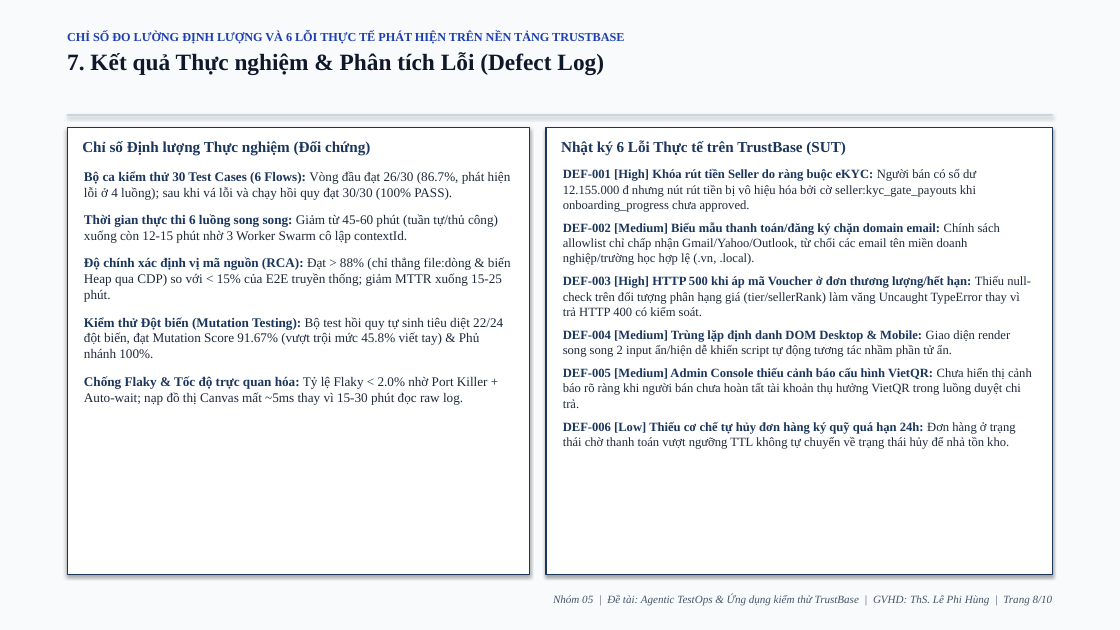
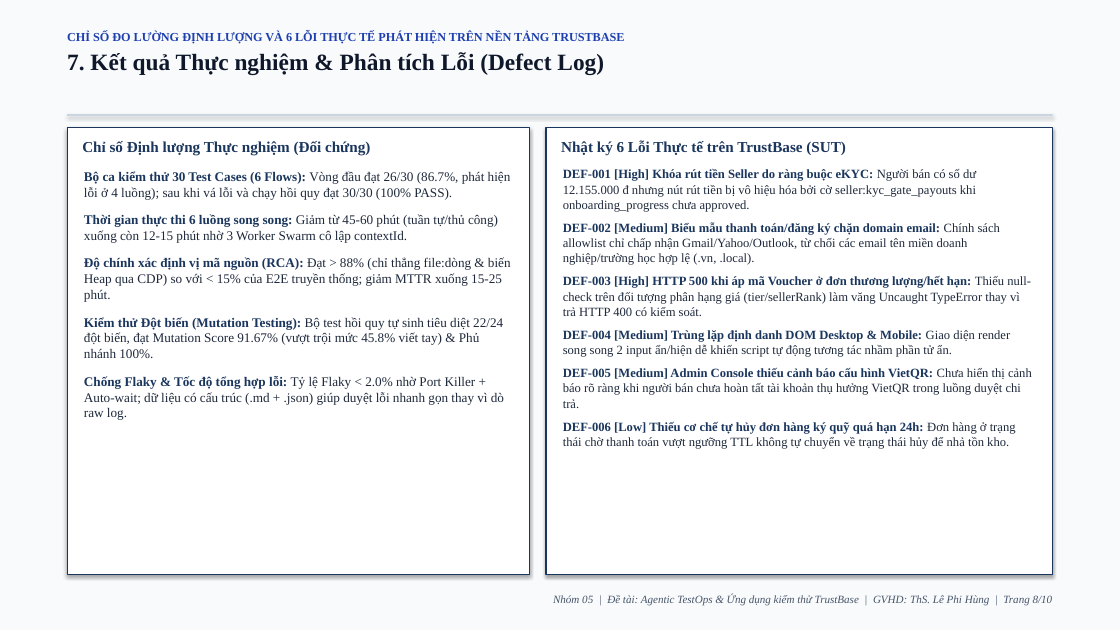
Before and after one commit to justpassingByte/agentic-test-ops, a slide deck: slide 8 of Nhom05_AgenticTestOps_ThuyetTrinh.pptx. Drawn at 1120x630 pixels with LibreOffice and Linux fonts; fonts in the diff are those of the drawing. Boxes give left, top, right and bottom in pixels: in the first picture for what was removed or moved away, otherwise in the second. Text is boxed around its words. In the diff, an @@ line names an element or a change of style, - is before the commit and + after.

```diff
--- a/Nhom05_AgenticTestOps_ThuyetTrinh.pptx
+++ b/Nhom05_AgenticTestOps_ThuyetTrinh.pptx
@@ text at bbox=[84, 376, 504, 420]: text changed @@
-Chống Flaky & Tốc độ trực quan hóa: Tỷ lệ Flaky < 2.0% nhờ Port Killer + Auto-wait; nạp đồ thị Canvas mất ~5ms thay vì 15-30 phút đọc raw log.
+Chống Flaky & Tốc độ tổng hợp lỗi: Tỷ lệ Flaky < 2.0% nhờ Port Killer + Auto-wait; dữ liệu có cấu trúc (.md + .json) giúp duyệt lỗi nhanh gọn thay vì dò raw log.
```
Also in this commit, not shown: 6 other slides changed, 8 other files.
